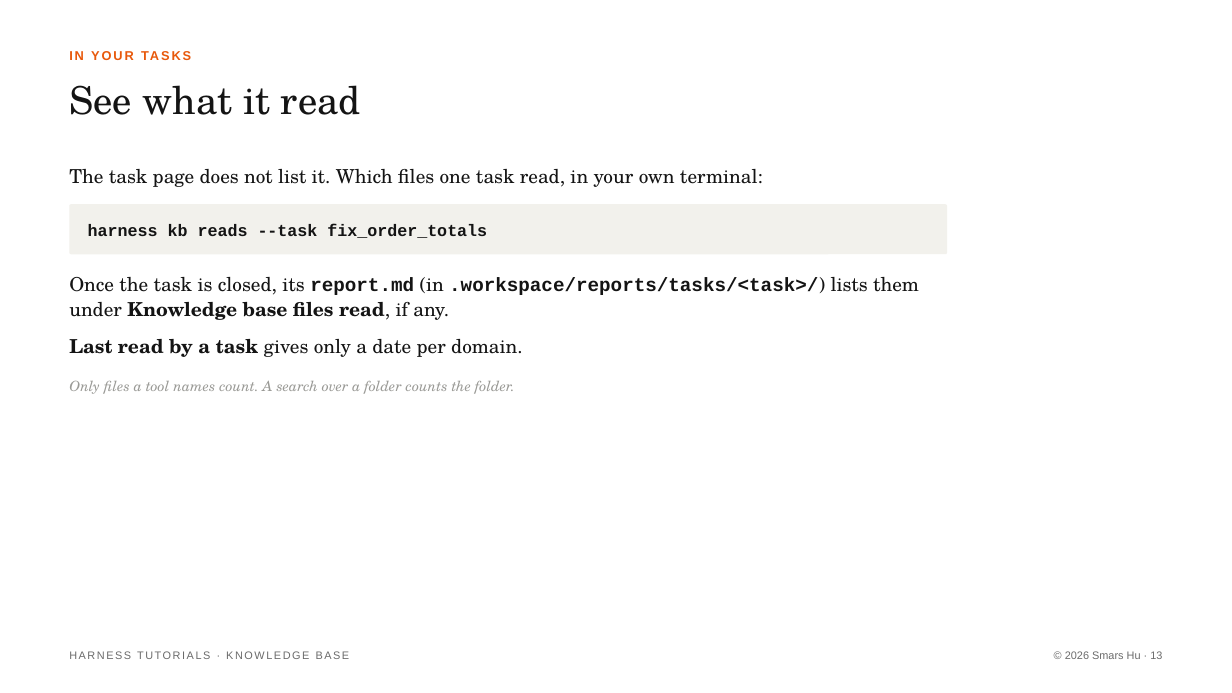
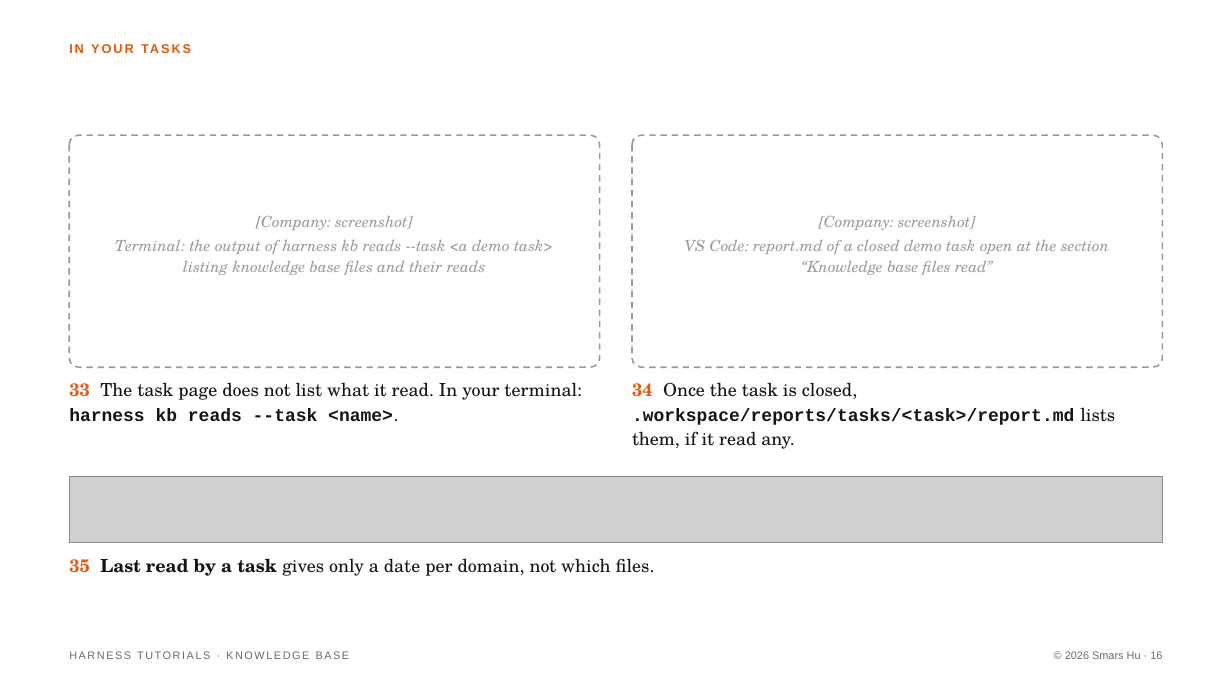
Before and after one commit to Smars-Bin-Hu/ai-exploration, a slide deck: slide 16 of source/tutorials/6_kb.pptx (slide 13 before the commit). Drawn at 1232x693 pixels with LibreOffice and Linux fonts; fonts in the diff are those of the drawing; grey boxes stand for pictures. Boxes give left, top, right and bottom in pixels: in the first picture for what was removed or moved away, otherwise in the second. Text is boxed around its words. In the diff, an @@ line names an element or a change of style, - is before the commit and + after.

```diff
--- a/source/tutorials/6_kb.pptx
+++ b/source/tutorials/6_kb.pptx
@@ text "IN YOUR TASKS" rewrapped from (x1=69, y1=46, x2=1160, y2=74) to (x1=69, y1=39, x2=809, y2=67) @@
@@ text removed at (x1=69, y1=85, x2=361, y2=115) @@
-See what it read
@@ rounded rectangle added at (x1=69, y1=135, x2=600, y2=367), outline #9A9A96 1.25 pt dashed @@
@@ rounded rectangle added at (x1=632, y1=135, x2=1163, y2=367), outline #9A9A96 1.25 pt dashed @@
@@ rounded rectangle removed at (x1=69, y1=204, x2=947, y2=254) @@
@@ text removed at (x1=88, y1=223, x2=487, y2=238) @@
-harness kb reads --task fix_order_totals
@@ text added at (x1=115, y1=216, x2=553, y2=275), 12 pt, text #9A9A96, italic @@
+[Company: screenshot]
+Terminal: the output of harness kb reads --task <a demo task> listing knowledge base files and their reads
@@ text added at (x1=685, y1=216, x2=1109, y2=275), 12 pt, text #9A9A96, italic @@
+[Company: screenshot]
+VS Code: report.md of a closed demo task open at the section “Knowledge base files read”
@@ text removed at (x1=69, y1=277, x2=919, y2=357) @@
-Once the task is closed, its report.md (in .workspace/reports/tasks/<task>/) lists them under Knowledge base files read, if any.
-Last read by a task gives only a date per domain.
@@ text at (x1=69, y1=382, x2=582, y2=421): text changed; size 15 to 14 pt @@
-The task page does not list it. Which files one task read, in your own terminal:
+33 The task page does not list what it read. In your terminal: harness kb reads --task <name>.
@@ text removed at (x1=69, y1=381, x2=515, y2=394) @@
-Only files a tool names count. A search over a folder counts the folder.
@@ text added at (x1=632, y1=382, x2=1115, y2=449), 14 pt, text #141414, bold @@
+34 Once the task is closed, .workspace/reports/tasks/<task>/report.md lists them, if it read any.
@@ picture added at (x1=69, y1=477, x2=1163, y2=543) @@
@@ text added at (x1=69, y1=558, x2=655, y2=576), 14 pt, text #141414 @@
+35 Last read by a task gives only a date per domain, not which files.
```
Also in this commit, not shown: 6 other slides changed, 10 slides added, 7 slides removed, 15 other files.
